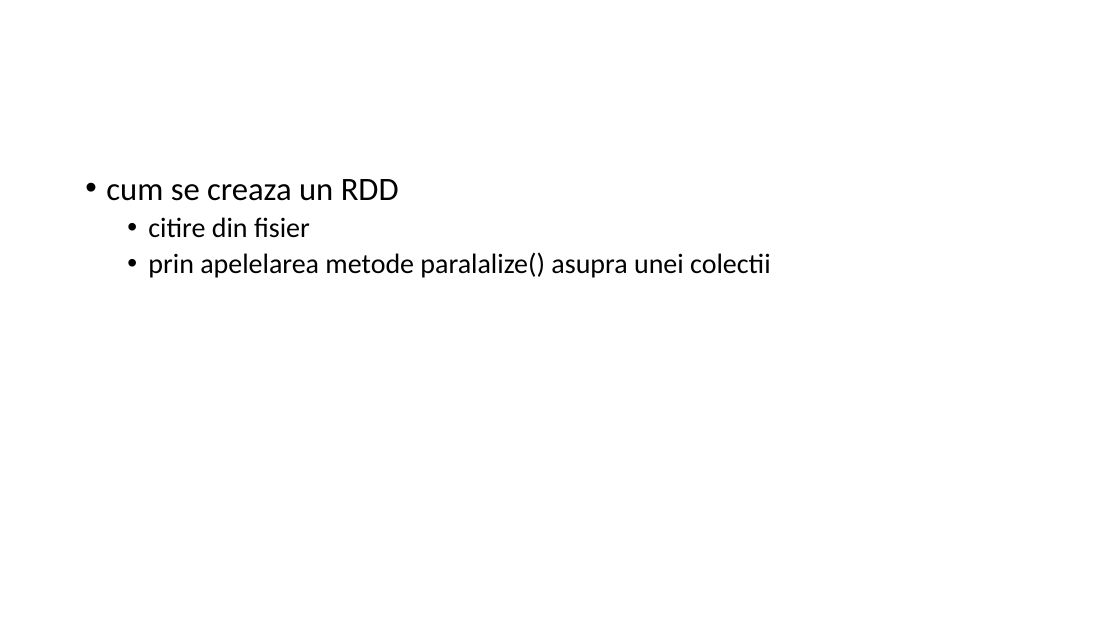
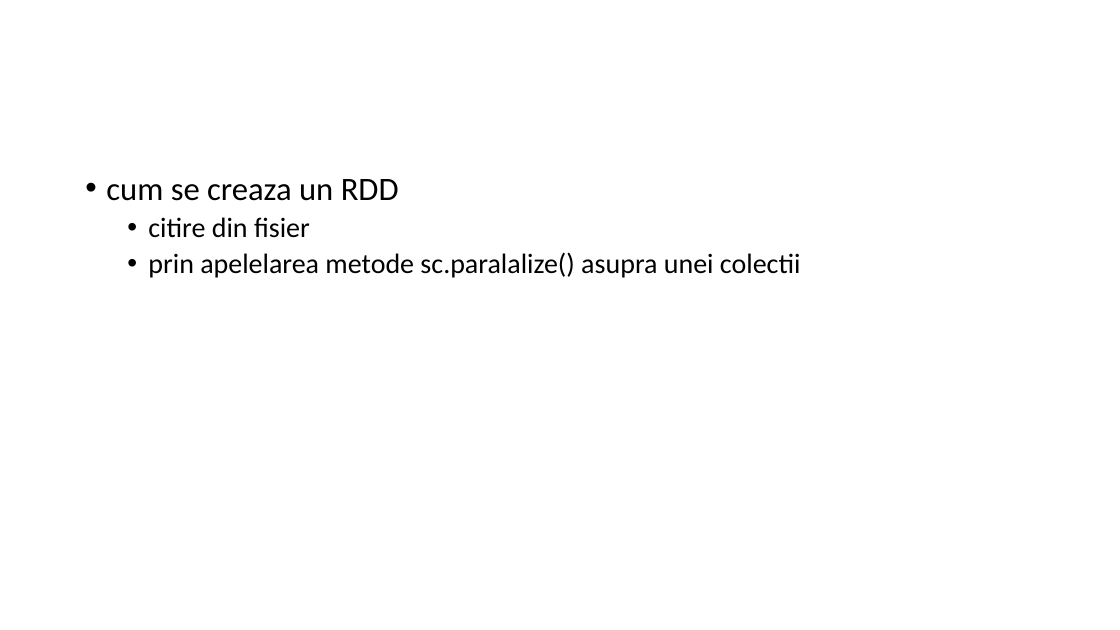
Before and after one commit to dorin-miron/MusicCl, a slide deck: slide 11 of scala-spark.pptx (slide 6 before the commit). Drawn at 1120x630 pixels with LibreOffice and Linux fonts; fonts in the diff are those of the drawing. Boxes give left, top, right and bottom in pixels: in the first picture for what was removed or moved away, otherwise in the second. Text is boxed around its words. In the diff, an @@ line names an element or a change of style, - is before the commit and + after.

```diff
--- a/scala-spark.pptx
+++ b/scala-spark.pptx
@@ text at (148, 252, 801, 278): text changed @@
-  • prin apelelarea metode paralalize() asupra unei colectii
+  • prin apelelarea metode sc.paralalize() asupra unei colectii
```
Also in this commit, not shown: 4 other slides changed, 15 slides added, 5 slides removed, 1 other file.
